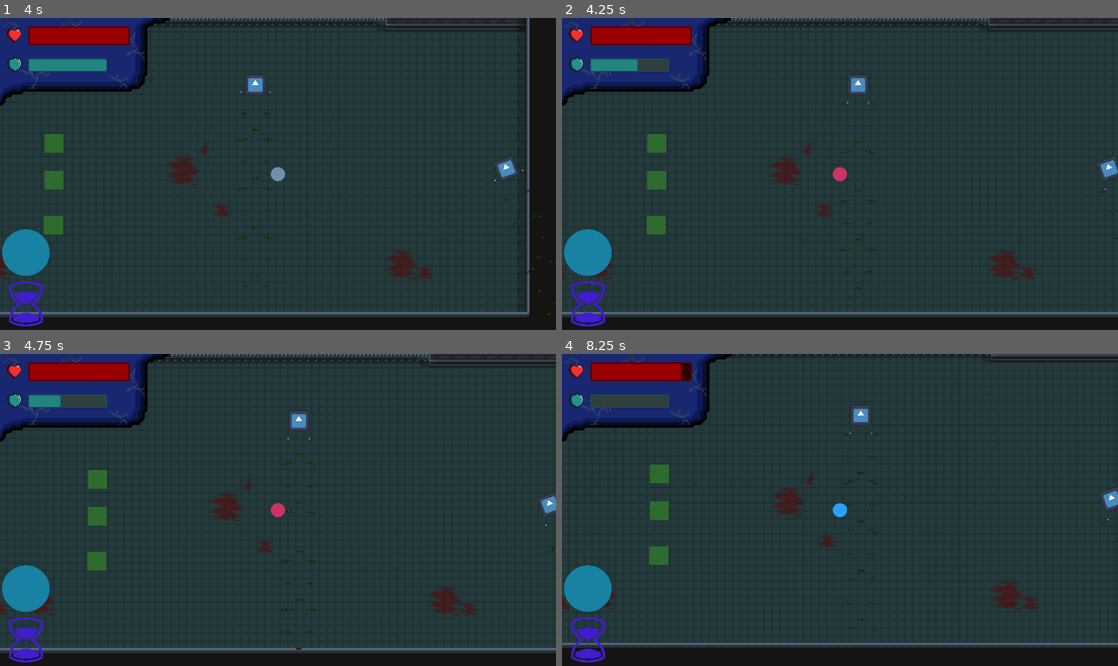
Above: before the commit, frames 1-4 (two rows, left to right).
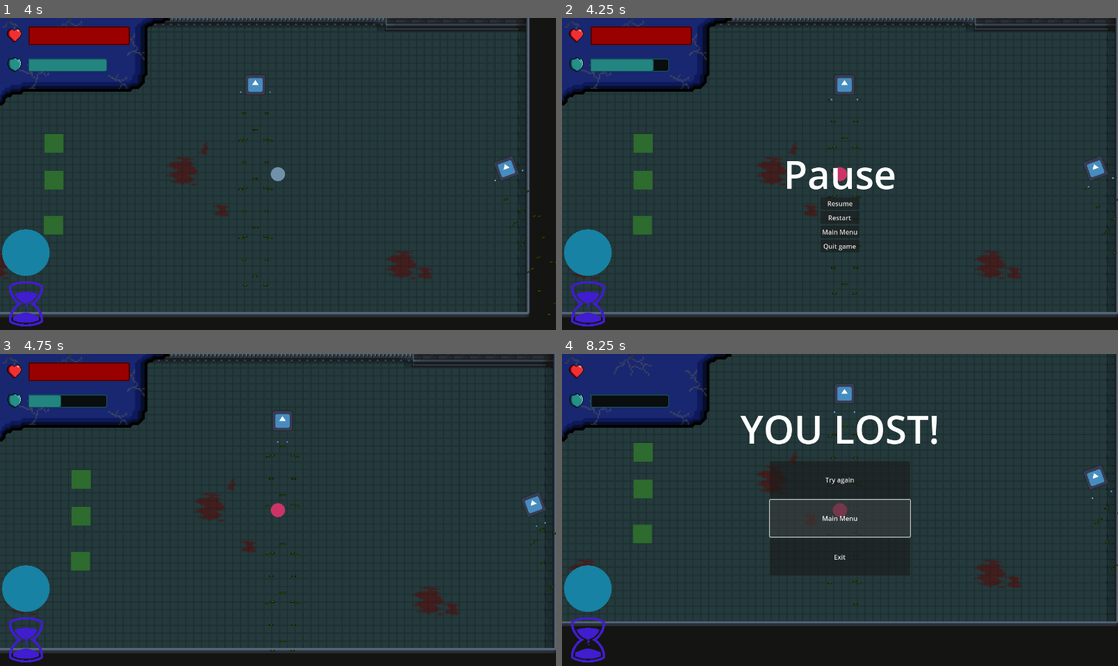
Above: after the commit, the same moments.

Repository: TheMilanMiracle/pyramid-scam-games-game
Game: Godot game, scene res://scenes/world.tscn
Same seed, same stepped clock (60 frames per second), same inputs: the game is played once before the commit and once after it. The engine's default icon, where the game draws it, is replaced by a stand-in: a white triangle on a blue panel in a dark square.
Inputs (mouse positions are in pixels of both pictures, inside the frame that each line leads up to):
- Up to frame 1 (4 s): tap Enter at 0.5 s; move the mouse to (428, 83) at 0.52 s; hold D (right) 0.53-1.28 s; hold F (force) 0.53-1.28 s; click (428, 83) at 0.67 s; move the mouse to (105, 142) at 1.27 s; hold S (down) 1.28-2.03 s; click (105, 142) at 1.35 s; move the mouse to (555, 52) at 2.02 s; hold D (right) 2.03-2.78 s; hold E (select) 2.03-2.78 s; click (555, 52) at 2.17 s; move the mouse to (550, 46) at 2.77 s; hold W (up) 2.78-3.53 s; tap F (force) at 2.85 s; click (550, 46) at 2.92 s; move the mouse to (444, 220) at 3.52 s; hold A (left) from 3.53 s (still down); click (444, 220) at 3.6 s
- Up to frame 2 (4.25 s): keep holding A (left); tap Escape (pause, bound only after the commit) at 4.15 s
- Up to frame 3 (4.75 s): release A (left) at 4.25 s; click (278, 538) at 4.25 s, where only the run after the commit has a clickable "Resume"
- Up to frame 4 (8.25 s): move the mouse to (662, 516) at 5.02 s; hold A (left) 5.03-5.78 s; tap E (select) at 5.1 s; click (662, 516) at 5.17 s; move the mouse to (773, 559) at 5.77 s; hold S (down) 5.78-6.53 s; hold F (force) 5.78-6.53 s; click (773, 559) at 5.92 s; move the mouse to (756, 432) at 6.52 s; hold D (right) 6.53-7.28 s; click (756, 432) at 6.6 s; move the mouse to (962, 494) at 7.27 s; hold W (up) 7.28-8 s; hold E (select) 7.28-8 s; click (840, 519) at 8 s, where only the run after the commit has a clickable "Main Menu"

Frame 1 is identical in both runs. In frame 2, 4.4% of the frame differs, in the area x 0-100%, y 0-96%; in frame 3, 3.7%; in frame 4, 14%, in the area x 0-100%, y 0-94%.

Commit message:
FEAT: add pause menu

Diff:
--- a/juego-single/project.godot
+++ b/juego-single/project.godot
@@ -68,6 +68,11 @@
 "events": [Object(InputEventKey,"resource_local_to_scene":false,"resource_name":"","device":-1,"window_id":0,"alt_press …(192 unchanged characters)…
 ]
 }
+pause={
+"deadzone": 0.5,
+"events": [Object(InputEventKey,"resource_local_to_scene":false,"resource_name":"","device":-1,"window_id":0,"alt_pressed":false,"shift_pressed":false,"ctrl_pressed":false,"meta_pressed":false,"pressed":false,"keycode":0,"physical_keycode":4194305,"key_label":0,"unicode":0,"location":0,"echo":false,"script":null)
+]
+}
 
 [layer_names]
 
--- /dev/null
+++ b/juego-single/scenes/UI/pause_menu.tscn
@@ -0,0 +1,59 @@
+[gd_scene load_steps=3 format=3 uid="uid://bn01xrmve8asx"]
+
+[ext_resource type="Script" path="res://scripts/UI/pause_menu.gd" id="1_7a2nd"]
+
+[sub_resource type="LabelSettings" id="LabelSettings_3735w"]
+font_size = 96
+
+[node name="pause_menu" type="CanvasLayer"]
+process_mode = 3
+script = ExtResource("1_7a2nd")
+
+[node name="Label" type="Label" parent="."]
+anchors_preset = 8
+anchor_left = 0.5
+anchor_top = 0.5
+anchor_right = 0.5
+anchor_bottom = 0.5
+offset_left = -284.0
+offset_top = -66.0
+offset_right = 284.0
+offset_bottom = 66.0
+grow_horizontal = 2
+grow_vertical = 2
+text = "Pause"
+label_settings = SubResource("LabelSettings_3735w")
+horizontal_alignment = 1
+
+[node name="ButtonContainer" type="VBoxContainer" parent="."]
+anchors_preset = 8
+anchor_left = 0.5
+anchor_top = 0.5
+anchor_right = 0.5
+anchor_bottom = 0.5
+offset_left = -48.0
+offset_top = 57.0
+offset_right = 48.0
+offset_bottom = 193.0
+grow_horizontal = 2
+grow_vertical = 2
+
+[node name="Resume" type="Button" parent="ButtonContainer"]
+unique_name_in_owner = true
+layout_mode = 2
+text = "Resume"
+
+[node name="Restart" type="Button" parent="ButtonContainer"]
+unique_name_in_owner = true
+layout_mode = 2
+text = "Restart"
+
+[node name="Main Menu" type="Button" parent="ButtonContainer"]
+unique_name_in_owner = true
+layout_mode = 2
+text = "Main Menu"
+
+[node name="Quit game" type="Button" parent="ButtonContainer"]
+unique_name_in_owner = true
+layout_mode = 2
+text = "Quit game"
--- a/juego-single/scenes/player/player.tscn
+++ b/juego-single/scenes/player/player.tscn
@@ -9,6 +9,7 @@
 [ext_resource type="Texture2D" uid="uid://cm1gac5suw1ta" path="res://assets/tmm/heart-64x64.png" id="7_uejyh"]
 [ext_resource type="Texture2D" uid="uid://oscfu8ild8rc" path="res://assets/tmm/HUD.png" id="7_xy54c"]
 [ext_resource type="Texture2D" uid="uid://rqt0daxxjo83" path="res://assets/tmm/shield-64x64.png" id="9_rsaqb"]
+[ext_resource type="PackedScene" uid="uid://bn01xrmve8asx" path="res://scenes/UI/pause_menu.tscn" id="10_hsun1"]
 
 [sub_resource type="CircleShape2D" id="CircleShape2D_4i42i"]
 radius = 44.0
@@ -94,7 +95,7 @@
 corner_radius_bottom_right = 5
 
 [sub_resource type="StyleBoxFlat" id="StyleBoxFlat_8cok5"]
-bg_color = Color(0.1968, 0.24, 0.23784, 1)
+bg_color = Color(0.0355415, 0.0513782, 0.0505853, 1)
 border_width_top = 2
 border_width_right = 2
 border_width_bottom = 2
@@ -240,3 +241,5 @@
 
 [node name="death_menu" parent="UI" instance=ExtResource("6_6f0eq")]
 visible = false
+
+[node name="pause_menu" parent="UI" instance=ExtResource("10_hsun1")]
--- /dev/null
+++ b/juego-single/scripts/UI/pause_menu.gd
@@ -0,0 +1,35 @@
+extends CanvasLayer
+
+@onready var resume: Button = %Resume
+@onready var restart: Button = %Restart
+@onready var main_menu: Button = %"Main Menu"
+@onready var quit_game: Button = %"Quit game"
+
+#@onready var world: PackedScene = preload("res://scenes/world.tscn")
+
+func _ready() -> void:
+	resume.pressed.connect(_on_resume_pressed)
+	restart.pressed.connect(_on_restart_pressed)
+	main_menu.pressed.connect(_on_main_menu_pressed)
+	quit_game.pressed.connect(_on_exit_pressed)
+	hide()
+
+func _input(event: InputEvent) -> void:
+	if event.is_action_pressed("pause"):
+		visible = not visible
+		get_tree().paused = visible
+
+func _on_resume_pressed() -> void:
+	hide()
+	get_tree().paused = false
+
+func _on_restart_pressed() -> void:
+	get_tree().paused = false
+	get_tree().change_scene_to_file("res://scenes/world.tscn")
+
+func _on_main_menu_pressed() -> void:
+	get_tree().paused = false
+	get_tree().change_scene_to_file("res://scenes/UI/main_menu.tscn")
+
+func _on_exit_pressed() -> void:
+	get_tree().quit()
Not shown: 1 places in juego-single/scenes/player/player.tscn that only renumber resources
Not shown, added: juego-single/builds/0.1.2.exe
